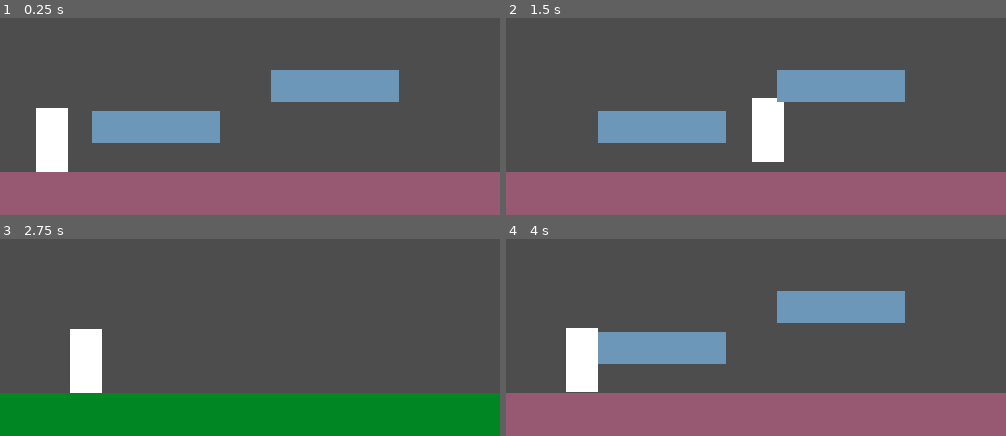
Above: before the commit, frames 1-4 (two rows, left to right).
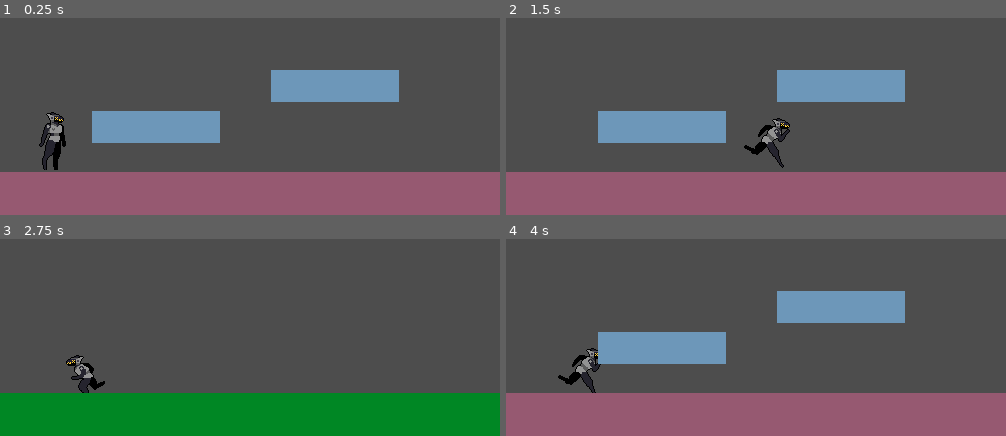
Above: after the commit, the same moments.

Repository: flrping/two-body-problem
Game: Godot game, scene res://scenes/test.tscn
Two runs of this game, one before a commit and one after it. Both use one fixed random seed, a clock stepped at 60 frames per second and the inputs below.
Inputs:
- Up to frame 1 (0.25 s): no input
- Up to frame 2 (1.5 s): tap Enter (ui_accept) at 0.5, 0.77 s; hold Right (ui_right) from 0.53 s (still down)
- Up to frame 3 (2.75 s): tap Enter (ui_accept) at 1.52 s; release Right (ui_right) at 2.03 s; hold Left (ui_left) from 2.03 s (still down)
- Up to frame 4 (4 s): release Left (ui_left) at 2.78 s; hold Right (ui_right) from 2.78 s (still down); tap Enter (ui_accept) at 3.02, 3.77 s

The runs differ from the first frame. In frame 1, 2.1% of the frame differs, in the area x 7-14%, y 45-79%; in frame 2, 2.2%, in the area x 47-57%, y 40-77%; in frame 3, 2.1%; in frame 4, 2.1%.

Commit message:
Add run and idle animations

Diff:
--- a/src/scenes/player.tscn
+++ b/src/scenes/player.tscn
@@ -1,6 +1,170 @@
-[gd_scene load_steps=3 format=3 uid="uid://dt3anowi1fbkx"]
+[gd_scene load_steps=27 format=3 uid="uid://dt3anowi1fbkx"]
 
 [ext_resource type="Script" uid="uid://bv04ggu6sv6je" path="res://scripts/player.gd" id="1_xo3ru"]
+[ext_resource type="Texture2D" uid="uid://bci87y7y5ilx" path="res://assets/2broidle.png" id="2_g2els"]
+[ext_resource type="Texture2D" uid="uid://bd4ul6gdvpr1a" path="res://assets/2bro_run.png" id="3_qhqgy"]
+[ext_resource type="Texture2D" uid="uid://tu1jlm0ajgea" path="res://assets/2broruntransition.png" id="4_dqkch"]
+
+[sub_resource type="AtlasTexture" id="AtlasTexture_qhqgy"]
+atlas = ExtResource("2_g2els")
+region = Rect2(0, 0, 54, 62)
+
+[sub_resource type="AtlasTexture" id="AtlasTexture_dqkch"]
+atlas = ExtResource("2_g2els")
+region = Rect2(54, 0, 54, 62)
+
+[sub_resource type="AtlasTexture" id="AtlasTexture_qlg0r"]
+atlas = ExtResource("2_g2els")
+region = Rect2(108, 0, 54, 62)
+
+[sub_resource type="AtlasTexture" id="AtlasTexture_tuyoq"]
+atlas = ExtResource("2_g2els")
+region = Rect2(162, 0, 54, 62)
+
+[sub_resource type="AtlasTexture" id="AtlasTexture_fjrip"]
+atlas = ExtResource("2_g2els")
+region = Rect2(216, 0, 54, 62)
+
+[sub_resource type="AtlasTexture" id="AtlasTexture_smehm"]
+atlas = ExtResource("2_g2els")
+region = Rect2(270, 0, 54, 62)
+
+[sub_resource type="AtlasTexture" id="AtlasTexture_ur7pv"]
+atlas = ExtResource("2_g2els")
+region = Rect2(324, 0, 54, 62)
+
+[sub_resource type="AtlasTexture" id="AtlasTexture_y4r1p"]
+atlas = ExtResource("2_g2els")
+region = Rect2(378, 0, 54, 62)
+
+[sub_resource type="AtlasTexture" id="AtlasTexture_d2wvv"]
+atlas = ExtResource("2_g2els")
+region = Rect2(432, 0, 54, 62)
+
+[sub_resource type="AtlasTexture" id="AtlasTexture_3v2ag"]
+atlas = ExtResource("2_g2els")
+region = Rect2(486, 0, 54, 62)
+
+[sub_resource type="AtlasTexture" id="AtlasTexture_jej6c"]
+atlas = ExtResource("2_g2els")
+region = Rect2(540, 0, 54, 62)
+
+[sub_resource type="AtlasTexture" id="AtlasTexture_f1ej7"]
+atlas = ExtResource("2_g2els")
+region = Rect2(594, 0, 54, 62)
+
+[sub_resource type="AtlasTexture" id="AtlasTexture_oprun"]
+atlas = ExtResource("3_qhqgy")
+region = Rect2(0, 0, 77, 80)
+
+[sub_resource type="AtlasTexture" id="AtlasTexture_a8ls1"]
+atlas = ExtResource("3_qhqgy")
+region = Rect2(77, 0, 77, 80)
+
+[sub_resource type="AtlasTexture" id="AtlasTexture_qfm1y"]
+atlas = ExtResource("3_qhqgy")
+region = Rect2(154, 0, 77, 80)
+
+[sub_resource type="AtlasTexture" id="AtlasTexture_fulsm"]
+atlas = ExtResource("3_qhqgy")
+region = Rect2(231, 0, 77, 80)
+
+[sub_resource type="AtlasTexture" id="AtlasTexture_4r5pv"]
+atlas = ExtResource("3_qhqgy")
+region = Rect2(308, 0, 77, 80)
+
+[sub_resource type="AtlasTexture" id="AtlasTexture_60mlk"]
+atlas = ExtResource("3_qhqgy")
+region = Rect2(385, 0, 77, 80)
+
+[sub_resource type="AtlasTexture" id="AtlasTexture_i4ail"]
+atlas = ExtResource("3_qhqgy")
+region = Rect2(462, 0, 77, 80)
+
+[sub_resource type="AtlasTexture" id="AtlasTexture_a38lo"]
+atlas = ExtResource("3_qhqgy")
+region = Rect2(539, 0, 77, 80)
+
+[sub_resource type="SpriteFrames" id="SpriteFrames_3vyb7"]
+animations = [{
+"frames": [{
+"duration": 1.0,
+"texture": SubResource("AtlasTexture_qhqgy")
+}, {
+"duration": 1.0,
+"texture": SubResource("AtlasTexture_dqkch")
+}, {
+"duration": 1.0,
+"texture": SubResource("AtlasTexture_qlg0r")
+}, {
+"duration": 1.0,
+"texture": SubResource("AtlasTexture_tuyoq")
+}, {
+"duration": 1.0,
+"texture": SubResource("AtlasTexture_fjrip")
+}, {
+"duration": 1.0,
+"texture": SubResource("AtlasTexture_smehm")
+}, {
+"duration": 1.0,
+"texture": SubResource("AtlasTexture_ur7pv")
+}, {
+"duration": 1.0,
+"texture": SubResource("AtlasTexture_y4r1p")
+}, {
+"duration": 1.0,
+"texture": SubResource("AtlasTexture_d2wvv")
+}, {
+"duration": 1.0,
+"texture": SubResource("AtlasTexture_3v2ag")
+}, {
+"duration": 1.0,
+"texture": SubResource("AtlasTexture_jej6c")
+}, {
+"duration": 1.0,
+"texture": SubResource("AtlasTexture_f1ej7")
+}],
+"loop": true,
+"name": &"idle",
+"speed": 5.0
+}, {
+"frames": [{
+"duration": 1.0,
+"texture": SubResource("AtlasTexture_oprun")
+}, {
+"duration": 1.0,
+"texture": SubResource("AtlasTexture_a8ls1")
+}, {
+"duration": 1.0,
+"texture": SubResource("AtlasTexture_qfm1y")
+}, {
+"duration": 1.0,
+"texture": SubResource("AtlasTexture_fulsm")
+}, {
+"duration": 1.0,
+"texture": SubResource("AtlasTexture_4r5pv")
+}, {
+"duration": 1.0,
+"texture": SubResource("AtlasTexture_60mlk")
+}, {
+"duration": 1.0,
+"texture": SubResource("AtlasTexture_i4ail")
+}, {
+"duration": 1.0,
+"texture": SubResource("AtlasTexture_a38lo")
+}],
+"loop": true,
+"name": &"run",
+"speed": 12.0
+}, {
+"frames": [{
+"duration": 1.0,
+"texture": ExtResource("4_dqkch")
+}],
+"loop": true,
+"name": &"run_start",
+"speed": 12.0
+}]
 
 [sub_resource type="CapsuleShape2D" id="CapsuleShape2D_fdrta"]
 radius = 16.0
@@ -10,12 +174,16 @@
 script = ExtResource("1_xo3ru")
 
 [node name="ColorRect" type="ColorRect" parent="."]
+visible = false
 offset_left = -16.0
 offset_top = -32.0
 offset_right = 16.0
 offset_bottom = 32.0
 
 [node name="AnimatedSprite2D" type="AnimatedSprite2D" parent="."]
+texture_filter = 1
+sprite_frames = SubResource("SpriteFrames_3vyb7")
+animation = &"run_start"
 
 [node name="CollisionShape2D" type="CollisionShape2D" parent="."]
 shape = SubResource("CapsuleShape2D_fdrta")
--- a/src/scripts/player.gd
+++ b/src/scripts/player.gd
@@ -4,6 +4,9 @@
 const SPEED = 300.0
 const JUMP_VELOCITY = -400.0
 
+@onready var animation = $AnimatedSprite2D
+
+var run_transition_counter = 0;
 
 func _physics_process(delta: float) -> void:
 	# Add the gravity.
@@ -17,9 +20,22 @@
 	# Get the input direction and handle the movement/deceleration.
 	# As good practice, you should replace UI actions with custom gameplay actions.
 	var direction := Input.get_axis("ui_left", "ui_right")
+
 	if direction:
+		if velocity.x == 0:
+			run_transition_counter = 40
+			animation.play("run_start")
+
 		velocity.x = direction * SPEED
+
+		animation.play("run")
+
+		if velocity.x < 0:
+			animation.flip_h = true
+		else:
+			animation.flip_h = false
 	else:
 		velocity.x = move_toward(velocity.x, 0, SPEED)
+		animation.play("idle")
 
 	move_and_slide()
Binary file added: src/assets/2bro_run.png
Not shown, added: src/assets/2bro_run.png.import
Binary file added: src/assets/2broidle.png
Not shown, added: src/assets/2broidle.png.import
Binary file added: src/assets/2broruntransition.png
Not shown, added: src/assets/2broruntransition.png.import
Binary file added: src/assets/testing/tilemap-test.png
Not shown, added: src/assets/testing/tilemap-test.png.import
Not shown, added: assets/2bro_run.png
Not shown, added: assets/2broidle.png
Not shown, added: assets/2broruntransition.png
